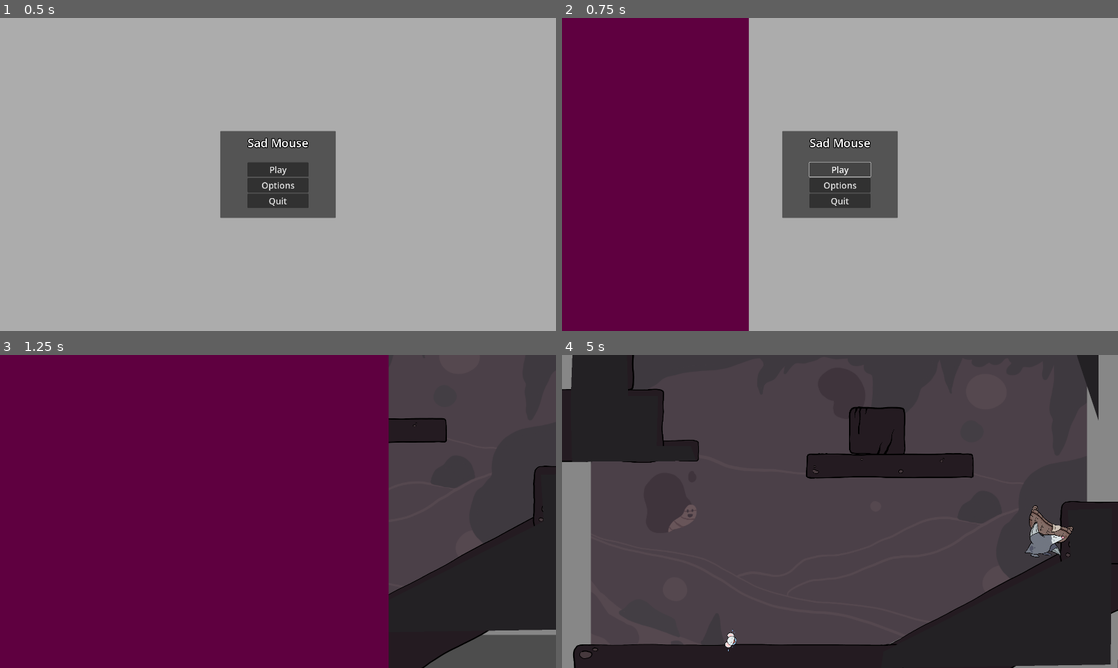
Above: before the commit, frames 1-4 (two rows, left to right).
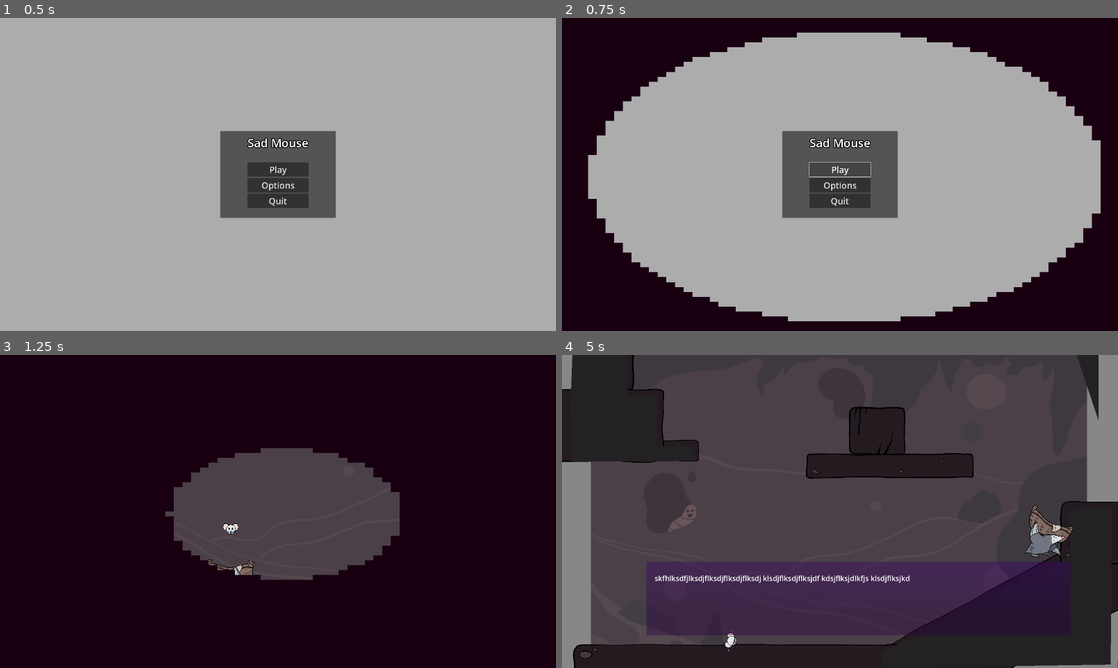
Above: after the commit, the same moments.

Repository: karasikrus/sib_jam_2023
Game: Godot game, scene res://scenes/menu/main_menu.tscn
Two runs of this game, one before a commit and one after it. Both use one fixed random seed, a clock stepped at 60 frames per second and the inputs below. Sound files missing from this copy of the repository are replaced by a short silence.
Inputs:
- Up to frame 1 (0.5 s): no input
- Up to frame 2 (0.75 s): click "Play" at 0.5 s
- Up to frame 3 (1.25 s): no input
- Up to frame 4 (5 s): hold Space (jump) 1.28-2.03 s; hold Right (ui_right) 1.28-2.78 s; tap Space (jump) at 2.1, 2.27, 2.57, 3.6, 3.77, 4.07 s; hold Left (ui_left) 2.78-3.53 s; hold Space (jump) 2.78-3.53 s; hold Right (ui_right) from 3.53 s (still down); hold Space (jump) from 4.28 s (still down)

Frame 1 is identical in both runs. In frame 2, 50% of the frame differs, in the area x 0-100%, y 0-100%; in frame 3, 99%; in frame 4, 14%.

Commit message:
monologue system

Diff:
--- /dev/null
+++ b/monologues/mono_test.tres
@@ -0,0 +1,10 @@
+[gd_resource type="Resource" script_class="Monologue" load_steps=3 format=3 uid="uid://ro5nyop474yy"]
+
+[ext_resource type="Script" path="res://monologues/monologue.gd" id="1_o8e73"]
+[ext_resource type="AudioStream" uid="uid://c85jfepwu2txx" path="res://sounds/laugh/laugh_1.wav" id="1_yewat"]
+
+[resource]
+script = ExtResource("1_o8e73")
+phrase_texts = Array[String](["skfhlksdfjlksdjflksdjflksdjflksdj klsdjflksdjflksjdf kdsjflksjdlkfjs klsdjflksjkd"])
+phrase_times = Array[float]([])
+phrase_audio = ExtResource("1_yewat")
--- a/monologues/monologue_player.gd
+++ b/monologues/monologue_player.gd
@@ -1,13 +1,40 @@
 extends CanvasLayer
-class_name MonologuePlayer
 
 @export var monologues : Array[Monologue] = []
+@onready var label = %Label
+@onready var audio_stream_player = %AudioStreamPlayer
 
 var is_timer_active = false
 var timer : float = 0
+var played: Array[bool] = []
+
+func _ready():
+	audio_stream_player.finished.connect(on_dialogue_end)
+	played.resize(monologues.size())
+	played.fill(false)
 
 
+#func _process(delta):
+#	if Input.is_action_just_pressed("jump"):
+#		play_monologue(0)
 
+func play_monologue(id: int) -> bool:
+	if id >= monologues.size():
+		return false
+	if played[id]:
+		return false
+	if audio_stream_player.playing:
+		return false
+	played[id] = true
+	var mono = monologues[id] as Monologue
+	label.text = mono.phrase_texts[0]
+	audio_stream_player.stream = mono.phrase_audio
+	audio_stream_player.play()
+	visible = true
+	return true
+
+func on_dialogue_end():
+	visible = false
 
 func start_timer():
 	timer = 0
--- a/monologues/monologue_player.tscn
+++ b/monologues/monologue_player.tscn
@@ -1,41 +1,52 @@
-[gd_scene load_steps=4 format=3 uid="uid://bw24dd5kxss8w"]
+[gd_scene load_steps=5 format=3 uid="uid://bw24dd5kxss8w"]
 
 [ext_resource type="Script" path="res://monologues/monologue_player.gd" id="1_qj24p"]
+[ext_resource type="Resource" uid="uid://ro5nyop474yy" path="res://monologues/mono_test.tres" id="2_m6eor"]
 
 [sub_resource type="Gradient" id="Gradient_3lbo6"]
-colors = PackedColorArray(0.257813, 0.257813, 0.257813, 1, 0.429688, 0.429688, 0.429688, 1)
+colors = PackedColorArray(0.16153, 0, 0.261719, 1, 0.22644, 0, 0.414063, 1)
 
 [sub_resource type="GradientTexture2D" id="GradientTexture2D_ll0p0"]
 gradient = SubResource("Gradient_3lbo6")
+fill_from = Vector2(0.521368, 0.696581)
+fill_to = Vector2(0.611111, 0)
 
 [node name="MonologuePlayer" type="CanvasLayer"]
+visible = false
 script = ExtResource("1_qj24p")
+monologues = Array[Resource("res://monologues/monologue.gd")]([ExtResource("2_m6eor")])
 
 [node name="AudioStreamPlayer" type="AudioStreamPlayer" parent="."]
+unique_name_in_owner = true
 
-[node name="TextureRect" type="TextureRect" parent="."]
+[node name="MarginContainer" type="MarginContainer" parent="."]
 anchors_preset = 7
 anchor_left = 0.5
 anchor_top = 1.0
 anchor_right = 0.5
 anchor_bottom = 1.0
-offset_left = -731.0
-offset_top = -313.0
-offset_right = 850.0
-offset_bottom = -72.0
+offset_left = -668.0
+offset_top = -367.0
+offset_right = 797.0
+offset_bottom = -113.0
 grow_horizontal = 2
 grow_vertical = 0
+
+[node name="TextureRect" type="TextureRect" parent="MarginContainer"]
+self_modulate = Color(1, 1, 1, 0.396078)
+layout_mode = 2
 texture = SubResource("GradientTexture2D_ll0p0")
 
-[node name="Label" type="Label" parent="TextureRect"]
+[node name="Label" type="Label" parent="MarginContainer/TextureRect"]
+unique_name_in_owner = true
 layout_mode = 1
 anchors_preset = 15
 anchor_right = 1.0
 anchor_bottom = 1.0
-offset_left = 30.0
-offset_top = 23.0
-offset_right = -30.0
-offset_bottom = -96.0
+offset_left = 28.0
+offset_top = 40.0
+offset_right = -32.0
+offset_bottom = -79.0
 grow_horizontal = 2
 grow_vertical = 2
 theme_override_font_sizes/font_size = 25
--- a/project.godot
+++ b/project.godot
@@ -19,6 +19,7 @@
 [autoload]
 
 SceneTransition="*res://scenes/autoload/scene_transition.tscn"
+MonologuePlayer="*res://monologues/monologue_player.tscn"
 
 [display]
 
--- a/scenes/autoload/scene_transition.tscn
+++ b/scenes/autoload/scene_transition.tscn
@@ -121,16 +121,20 @@
 "open_screen": SubResource("Animation_u6ytc")
 }
 
-[sub_resource type="Gradient" id="Gradient_q75ok"]
+[sub_resource type="Gradient" id="Gradient_pfcky"]
+colors = PackedColorArray(1, 1, 1, 1, 0, 0, 0, 1)
 
-[sub_resource type="GradientTexture1D" id="GradientTexture1D_exdkq"]
-gradient = SubResource("Gradient_q75ok")
+[sub_resource type="GradientTexture2D" id="GradientTexture2D_a0pt1"]
+gradient = SubResource("Gradient_pfcky")
+fill = 1
+fill_from = Vector2(0.513158, 0.508772)
+fill_to = Vector2(0, 1)
 
 [sub_resource type="ShaderMaterial" id="ShaderMaterial_avi8e"]
 shader = ExtResource("2_qn1yy")
-shader_parameter/transition_color = Color(0.372549, 0, 0.25098, 1)
-shader_parameter/percent = 0.0
-shader_parameter/transition_texture = SubResource("GradientTexture1D_exdkq")
+shader_parameter/transition_color = Color(0.0980392, 0, 0.0666667, 1)
+shader_parameter/percent = 1.0
+shader_parameter/transition_texture = SubResource("GradientTexture2D_a0pt1")
 
 [node name="SceneTransition" type="CanvasLayer"]
 process_mode = 3
--- a/scenes/balance_proto/baby_mouse/baby_mouse.gd
+++ b/scenes/balance_proto/baby_mouse/baby_mouse.gd
@@ -91,3 +91,11 @@
 
 func on_alone_timer_end():
 	is_alone = true
+	play_next_fall_monologue()
+
+var monologues_played : int = 0
+func play_next_fall_monologue():
+	if monologues_played < 4:
+		var success = MonologuePlayer.play_monologue(monologues_played)
+		if success:
+			monologues_played+=1
--- /dev/null
+++ b/scenes/dialogue_trigger/dialogue_trigger.gd
@@ -0,0 +1,17 @@
+extends Area2D
+
+@export var monologue_id: int = 0
+
+var play_dialogue = false
+func _ready():
+	body_entered.connect(on_enter)
+
+
+func _process(delta):
+	if play_dialogue:
+		var success = MonologuePlayer.play_monologue(monologue_id)
+		if success:
+			play_dialogue = false
+
+func on_enter(body):
+	play_dialogue = true
--- /dev/null
+++ b/scenes/dialogue_trigger/dialogue_trigger.tscn
@@ -0,0 +1,12 @@
+[gd_scene load_steps=3 format=3 uid="uid://dusrn3fvqmo5p"]
+
+[ext_resource type="Script" path="res://scenes/dialogue_trigger/dialogue_trigger.gd" id="1_6vguj"]
+
+[sub_resource type="RectangleShape2D" id="RectangleShape2D_1pf7t"]
+
+[node name="DialogueTrigger" type="Area2D"]
+collision_layer = 0
+script = ExtResource("1_6vguj")
+
+[node name="CollisionShape2D" type="CollisionShape2D" parent="."]
+shape = SubResource("RectangleShape2D_1pf7t")
